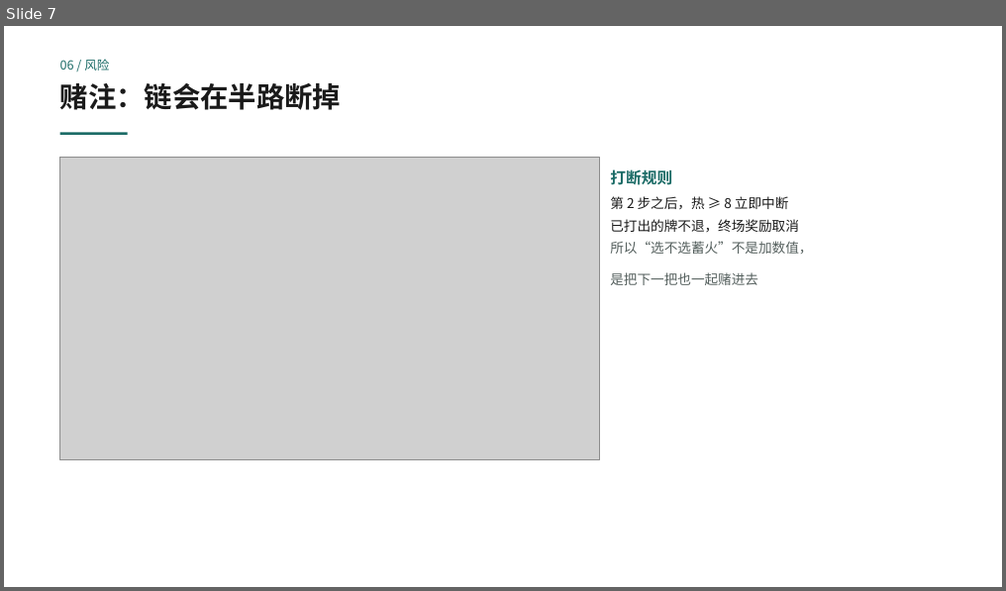
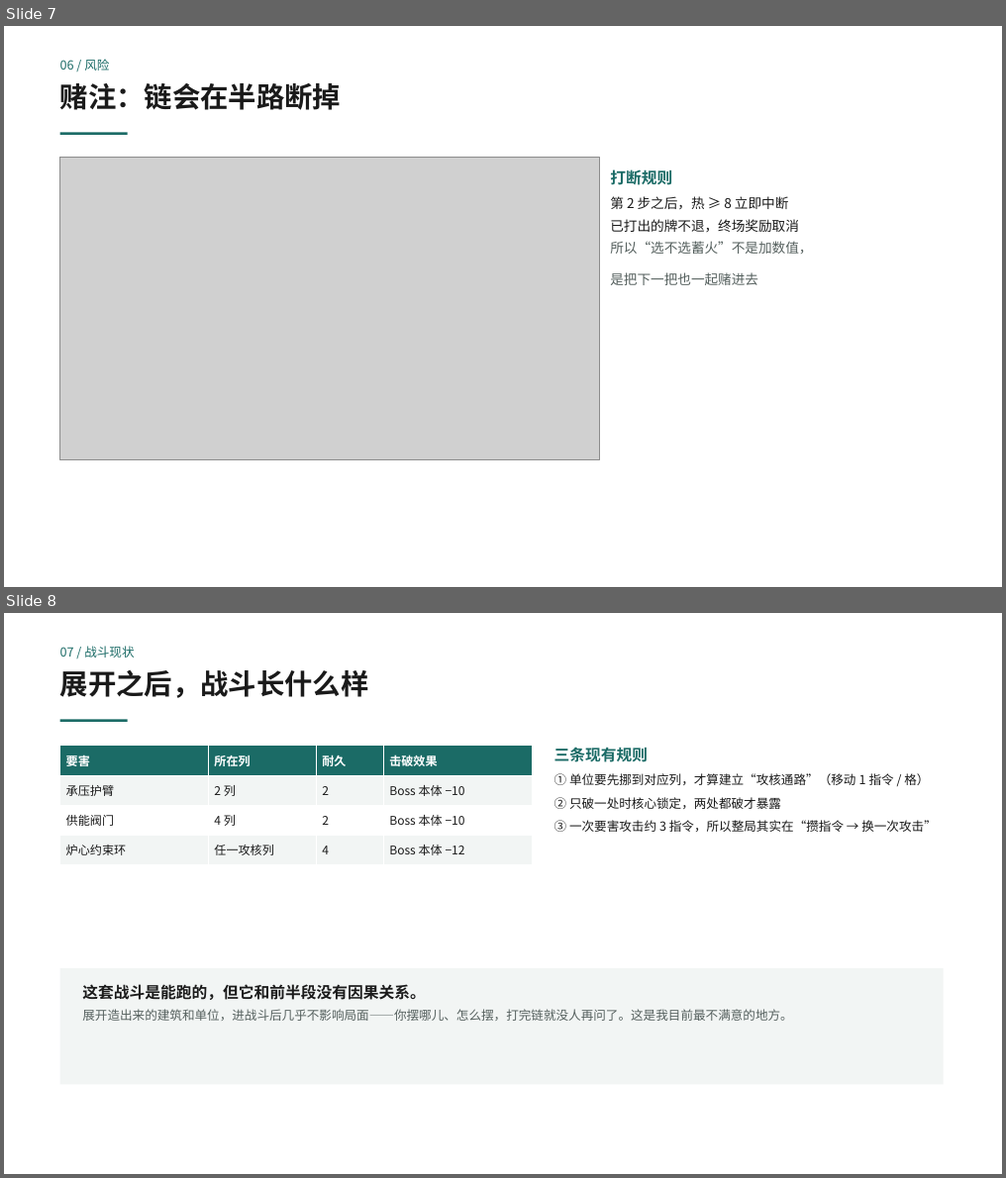
Before and after one commit to kliu56922-source/timelink, a slide deck: docs/系统设计说明-幻灯片.pptx. Shown one above the other, each under a label of ours: slide 7 before the commit, slides 7 and 8 after it. The pictures are 1006x591 and 1006x1178 pixels, drawn with LibreOffice and Linux fonts; fonts in the diff are those of the drawing; grey boxes stand for pictures. Boxes give left, top, right and bottom in pixels: in the first picture for what was removed or moved away, otherwise in the second. Text is boxed around its words. In the diff, an @@ line names an element or a change of style, - is before the commit and + after.

```diff
--- a/docs/系统设计说明-幻灯片.pptx
+++ b/docs/系统设计说明-幻灯片.pptx
@@ slide 8 added at [4,613,1002,1174], background #FFFFFF @@
@@ text added at [60,646,134,658], 12 pt, text #1B6B66 @@
+07 / 战斗现状
@@ text added at [60,670,369,698], 27 pt, text #1A1A1A, bold @@
+展开之后，战斗长什么样
@@ rectangle added at [60,719,128,722], fill #1B6B66 @@
@@ table added at [60,746,532,865], 4 rows, 4 columns @@
+要害 | 所在列 | 耐久 | 击破效果
+承压护臂 | 2 列 | 2 | Boss 本体 −10
+供能阀门 | 4 列 | 2 | Boss 本体 −10
+炉心约束环 | 任一攻核列 | 4 | Boss 本体 −12
@@ text added at [554,747,937,832], 12 pt, text #1A1A1A @@
+三条现有规则
+① 单位要先挪到对应列，才算建立“攻核通路”（移动 1 指令 / 格）
+② 只破一处时核心锁定，两处都破才暴露
+③ 一次要害攻击约 3 指令，所以整局其实在“攒指令 → 换一次攻击”
@@ rectangle added at [60,968,944,1084], fill #F2F5F4 @@
@@ text added at [82,984,792,1021], 12 pt, text #55605E @@
+这套战斗是能跑的，但它和前半段没有因果关系。
+展开造出来的建筑和单位，进战斗后几乎不影响局面——你摆哪儿、怎么摆，打完链就没人再问了。这是我目前最不满意的地方。
```
Also in this commit, not shown: 4 slides changed, 1 other slide added.
